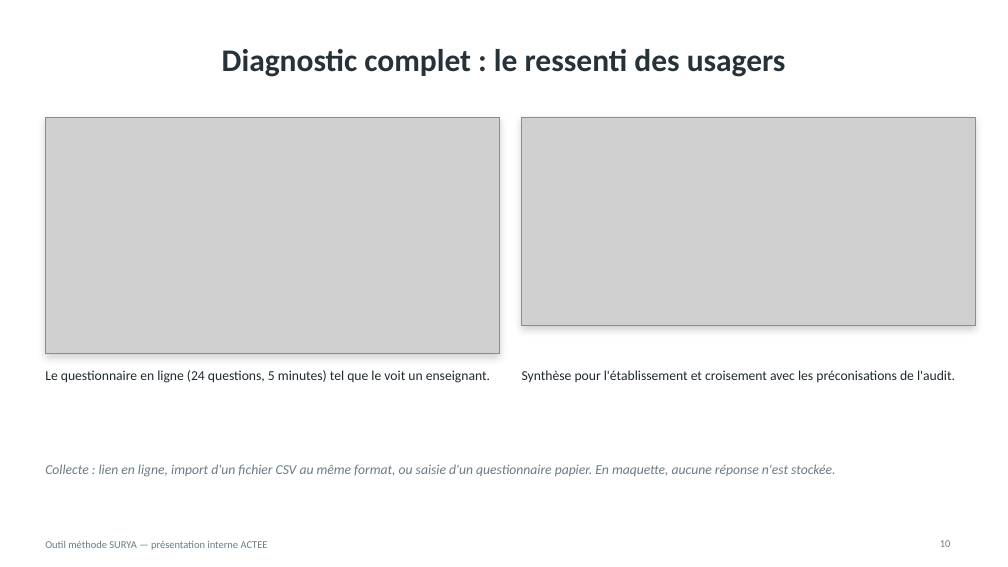
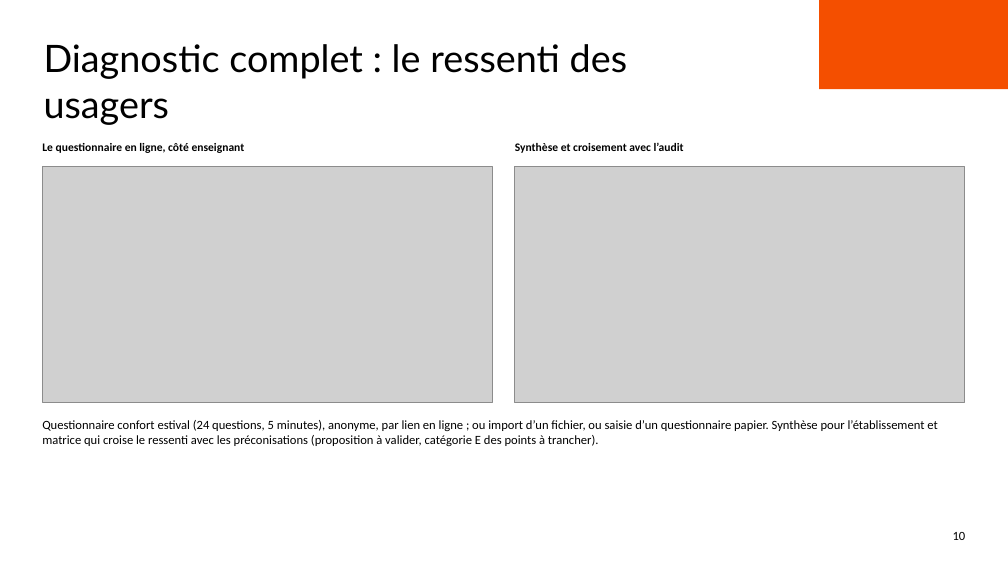
Before and after one commit to benjaminlallemand44/outilplancanicule_methodosurya, a slide deck: slide 10 of docs/presentation/Outil_methode_SURYA_presentation.pptx. Drawn at 1008x567 pixels with LibreOffice and Linux fonts; fonts in the diff are those of the drawing; grey boxes stand for pictures; background and template pictures are left out. Boxes give left, top, right and bottom in pixels: in the first picture for what was removed or moved away, otherwise in the second. Text is boxed around its words. In the diff, an @@ line names an element or a change of style, - is before the commit and + after.

```diff
--- a/docs/presentation/Outil_methode_SURYA_presentation.pptx
+++ b/docs/presentation/Outil_methode_SURYA_presentation.pptx
@@ rectangle added at box(820, 0, 1008, 89), fill #F44F00 @@
@@ text "Diagnostic complet : le ressenti ...": place and size @@
-text "Diagnostic complet : le ressenti ..." at box(222, 49, 786, 77)
+text "Diagnostic complet : le ressenti ..." at box(44, 44, 627, 125)
@@ text "Diagnostic complet : le ressenti ..." at box(44, 44, 627, 125): size 30 to 36 pt, font Calibri to Lato, text colour #263238 to #000000, bold off; alignment centre to left; more space between paragraphs; vertical alignment middle to top @@
@@ rectangle removed at box(45, 117, 499, 354) @@
@@ rectangle removed at box(522, 117, 975, 325) @@
@@ text added at box(42, 143, 245, 153), 11 pt, text #000000, bold @@
+Le questionnaire en ligne, côté enseignant
@@ text added at box(515, 143, 684, 153), 11 pt, text #000000, bold @@
+Synthèse et croisement avec l’audit
@@ picture: place and size @@
-picture at box(45, 117, 499, 354)
+picture at box(42, 166, 492, 402)
@@ picture: place and size @@
-picture at box(522, 117, 975, 325)
+picture at box(515, 166, 965, 402)
@@ text removed at box(45, 370, 490, 383) @@
-Le questionnaire en ligne (24 questions, 5 minutes) tel que le voit un enseignant.
@@ text at box(42, 420, 937, 446): text changed; size 13 to 12 pt; text colour #1F2A30 to #000000 @@
-Synthèse pour l'établissement et croisement avec les préconisations de l'audit.
+Questionnaire confort estival (24 questions, 5 minutes), anonyme, par lien en ligne ; ou import d’un fichier, ou saisie d’un questionnaire papier. Synthèse pour l’établissement et matrice qui croise le ressenti avec les préconisations (proposition à valider, catégorie E des points à trancher).
@@ text removed at box(45, 464, 835, 477) @@
-Collecte : lien en ligne, import d'un fichier CSV au même format, ou saisie d'un questionnaire papier. En maquette, aucune réponse n'est stockée.
@@ rectangle added at box(0, 504, 1008, 567), fill #FFFFFF @@
@@ page number added at box(953, 532, 966, 540), 12 pt, text #000000 @@
+10
@@ text removed at box(45, 541, 268, 550) @@
-Outil méthode SURYA — présentation interne ACTEE
@@ page number removed at box(940, 540, 951, 547) @@
-10
```
Also in this commit, not shown: 5 other slides changed, 16 slides added, 15 slides removed, 25 other files.
